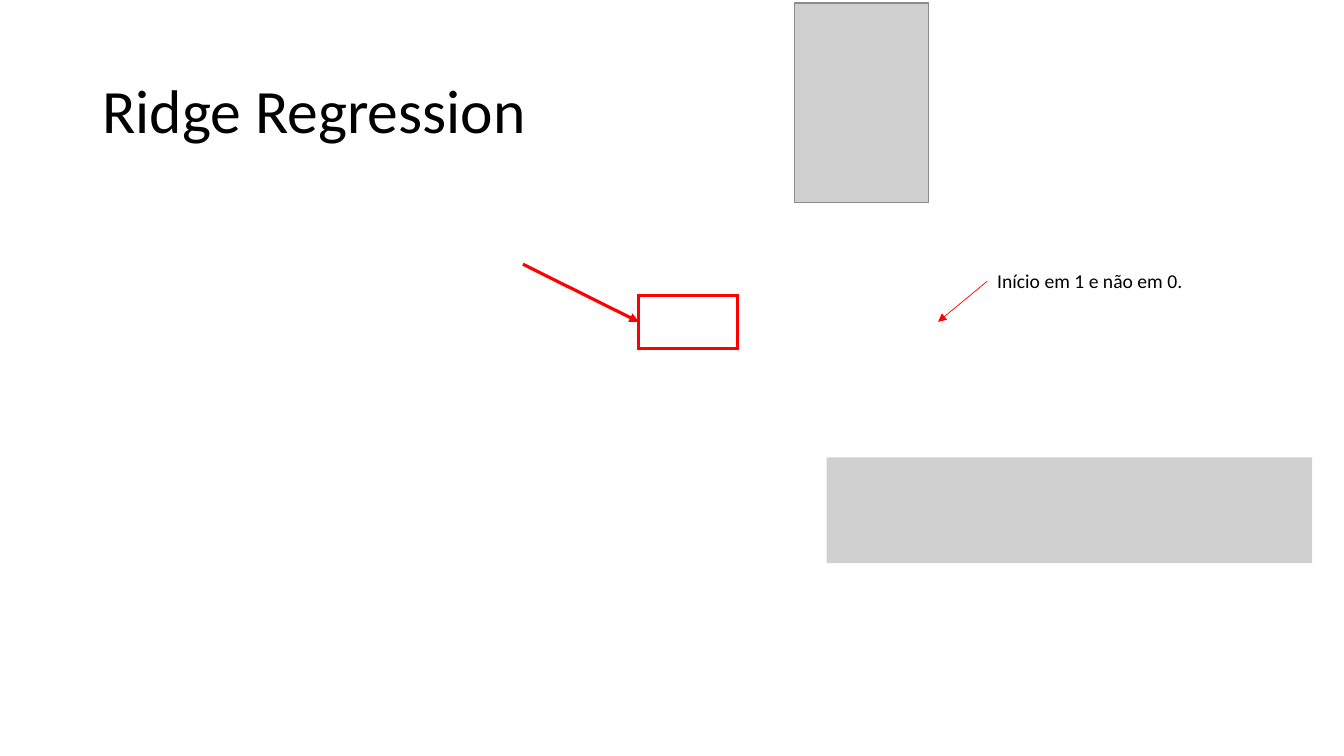
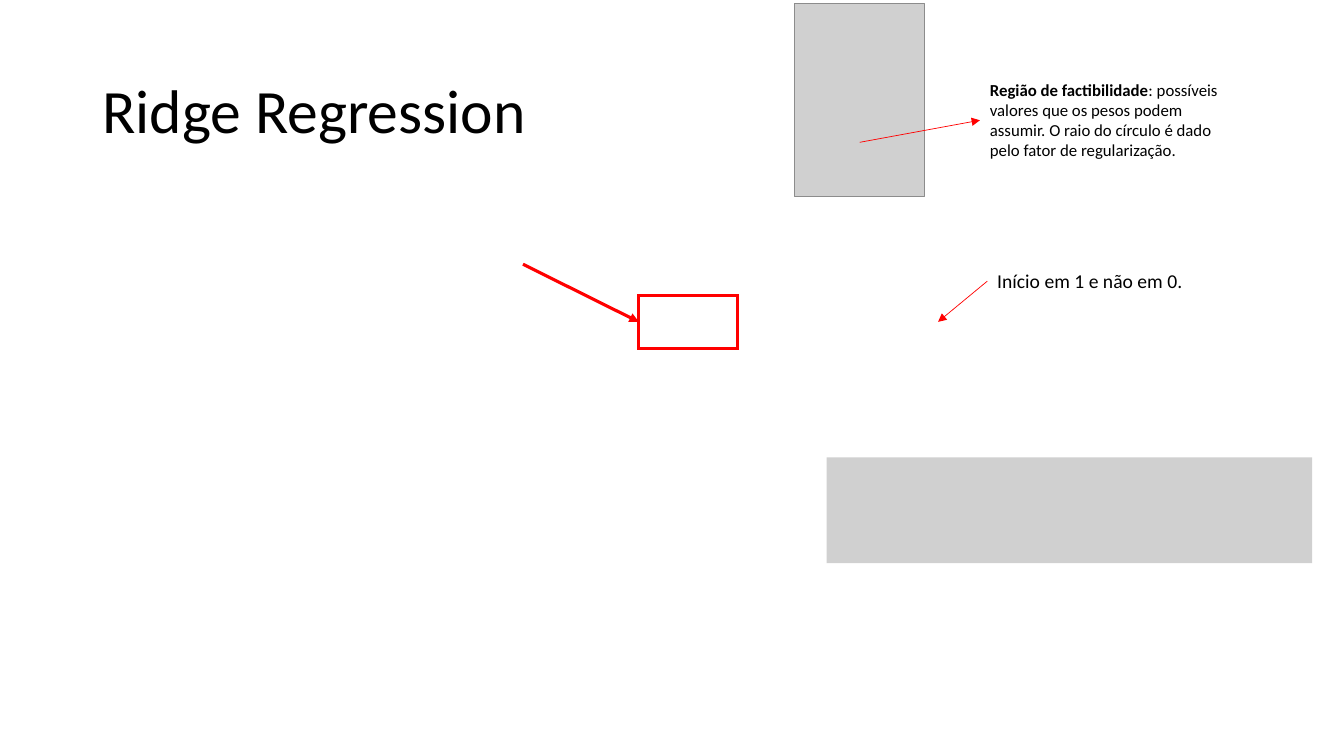
Before and after one commit to zz4fap/t319_aprendizado_de_maquina, a slide deck: slide 4 of slides/T319_Regressão_Linear (Parte VI).pptx. Drawn at 1344x756 pixels with LibreOffice and Linux fonts; fonts in the diff are those of the drawing; grey boxes stand for pictures. Boxes give left, top, right and bottom in pixels: in the first picture for what was removed or moved away, otherwise in the second. Text is boxed around its words. In the diff, an @@ line names an element or a change of style, - is before the commit and + after.

```diff
--- a/slides/T319_Regressão_Linear (Parte VI).pptx
+++ b/slides/T319_Regressão_Linear (Parte VI).pptx
@@ picture: place and size @@
-picture at box(795, 3, 929, 203)
+picture at box(795, 3, 925, 197)
@@ text added at box(990, 84, 1218, 159), 12 pt, text #000000 @@
+Região de factibilidade: possíveis valores que os pesos podem assumir. O raio do círculo é dado pelo fator de regularização.
@@ arrow added from (860, 142) to (980, 120), #FF0000 0.5 pt @@
```
Also in this commit, not shown: 9 other slides changed, 3 other files.
